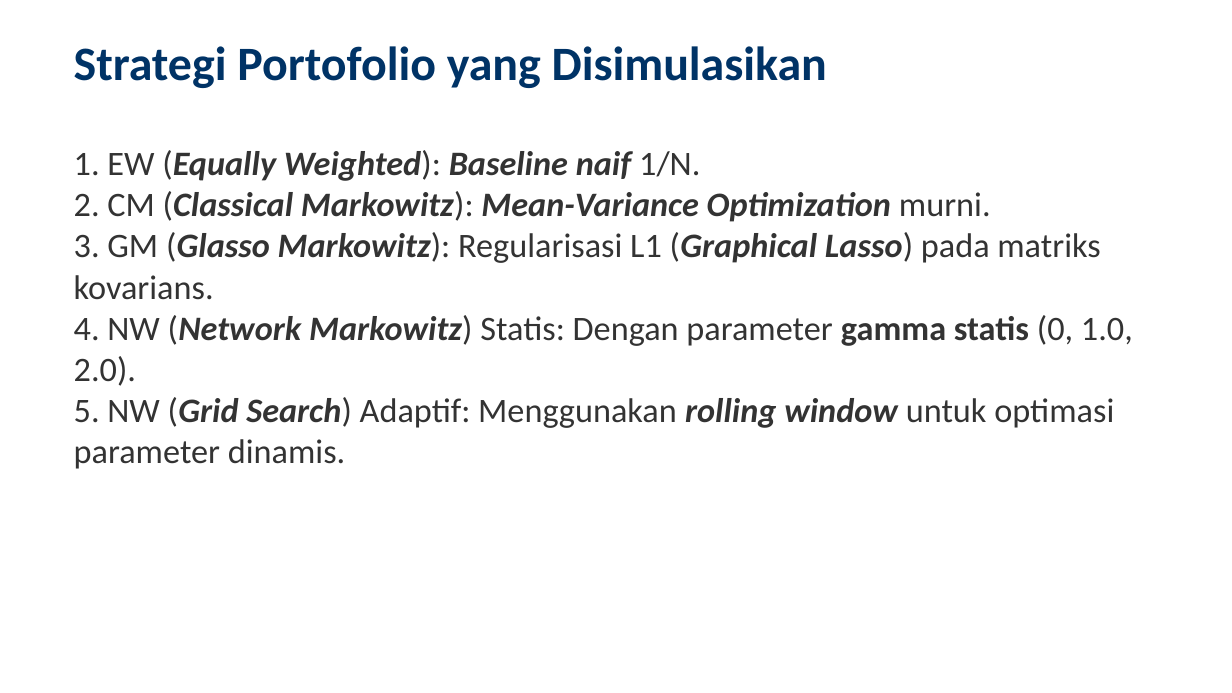
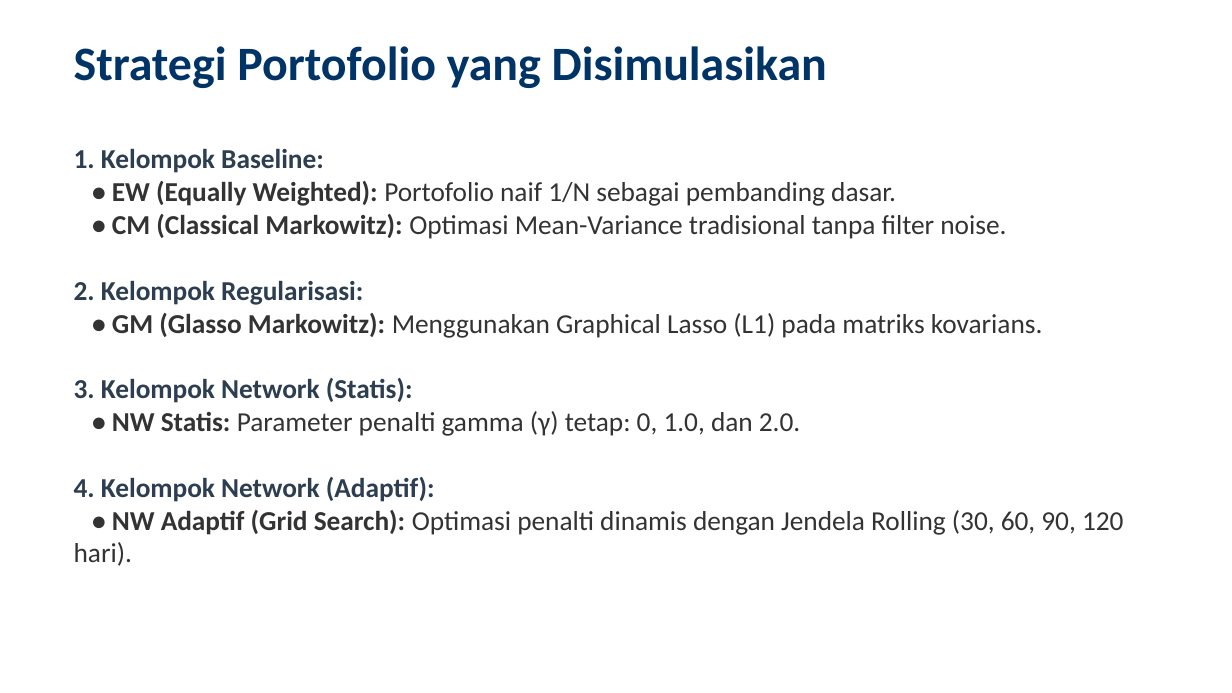
Before and after one commit to ragilrojo/RepoThesis, a slide deck: slide 8 of Presentasi_Proposal_Update.pptx. Drawn at 1232x693 pixels with LibreOffice and Linux fonts; fonts in the diff are those of the drawing. Boxes give left, top, right and bottom in pixels: in the first picture for what was removed or moved away, otherwise in the second. Text is boxed around its words. In the diff, an @@ line names an element or a change of style, - is before the commit and + after.

```diff
--- a/Presentasi_Proposal_Update.pptx
+++ b/Presentasi_Proposal_Update.pptx
@@ text at <box>74,149,1123,566</box>: text changed; size 20 to 16 pt @@
-• 1. EW (Equally Weighted): Baseline naif 1/N.
-• 2. CM (Classical Markowitz): Mean-Variance Optimization murni.
-• 3. GM (Glasso Markowitz): Regularisasi L1 (Graphical Lasso) pada matriks kovarians.
-• 4. NW (Network Markowitz) Statis: Dengan parameter gamma statis (0, 1.0, 2.0).
-• 5. NW (Grid Search) Adaptif: Menggunakan rolling window untuk optimasi parameter dinamis.
+1. Kelompok Baseline:
+• EW (Equally Weighted): Portofolio naif 1/N sebagai pembanding dasar.
+• CM (Classical Markowitz): Optimasi Mean-Variance tradisional tanpa filter noise.
+2. Kelompok Regularisasi:
+• GM (Glasso Markowitz): Menggunakan Graphical Lasso (L1) pada matriks kovarians.
+3. Kelompok Network (Statis):
+• NW Statis: Parameter penalti gamma (γ) tetap: 0, 1.0, dan 2.0.
+4. Kelompok Network (Adaptif):
+• NW Adaptif (Grid Search): Optimasi penalti dinamis dengan Jendela Rolling (30, 60, 90, 120 hari).
```
Also in this commit, not shown: 3 other slides changed, 3 other files.
